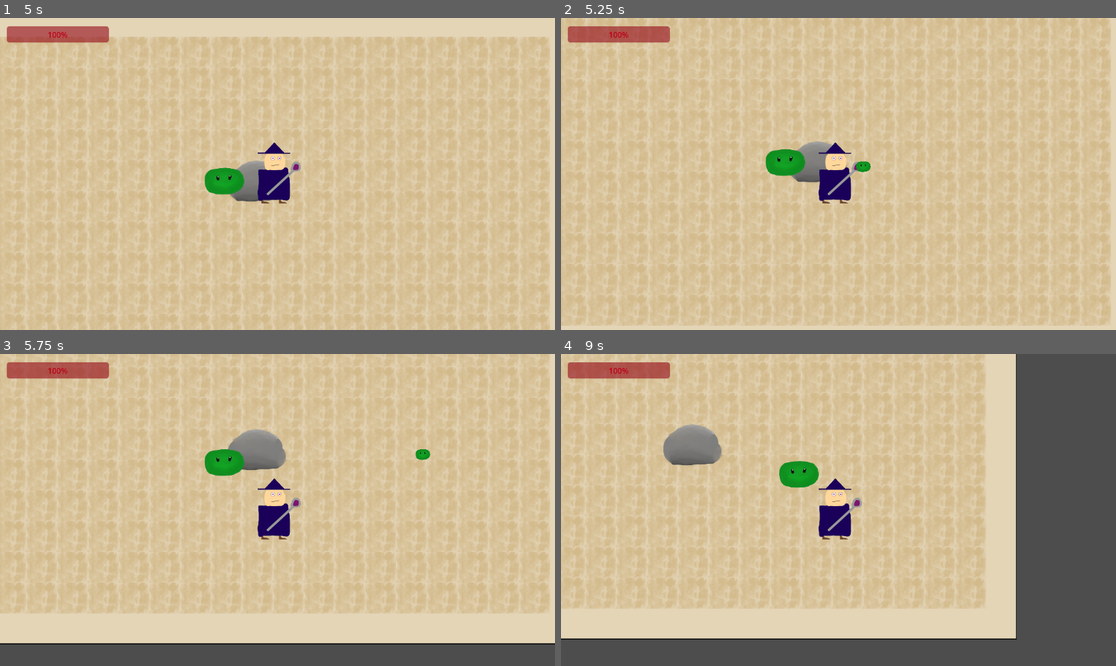
Above: before the commit, frames 1-4 (two rows, left to right).
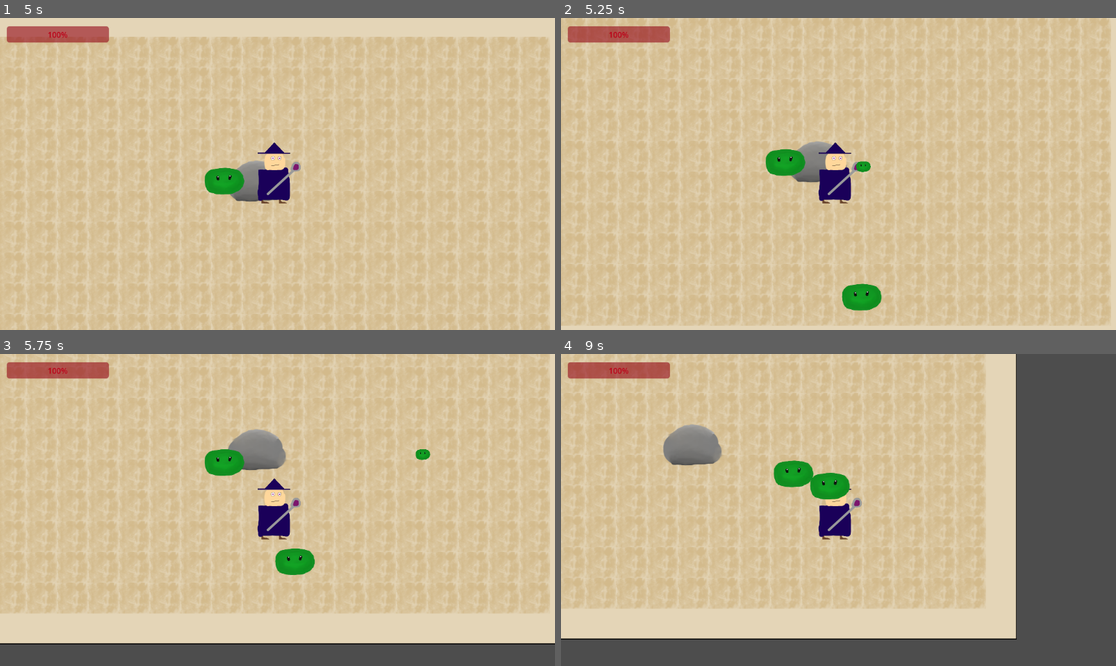
Above: after the commit, the same moments.

Repository: nuaht1/Eksamens-Projekt
Game: Godot game, scene res://node_2d.tscn
The game is run twice, just before and just after one commit, with the same random seed, the same clock (stepped at 60 frames per second) and the same inputs.
Inputs (mouse positions are in pixels of both pictures, inside the frame that each line leads up to):
- Up to frame 1 (5 s): move the mouse to (399, 158) at 0.52 s; hold Right (ui_right) 0.53-1.28 s; click (399, 158) at 0.67 s; move the mouse to (166, 189) at 1.27 s; hold Down (ui_down) 1.28-2.03 s; move the mouse to (333, 105) at 2.02 s; hold Right (ui_right) 2.03-2.78 s; move the mouse to (249, 236) at 2.77 s; hold Up (ui_up) 2.78-3.53 s; click (249, 236) at 2.92 s; move the mouse to (444, 220) at 3.52 s; hold Left (ui_left) from 3.53 s (still down); move the mouse to (111, 127) at 4.27 s
- Up to frame 2 (5.25 s): tap Enter at 5 s; move the mouse to (866, 174) at 5.02 s; release Left (ui_left) at 5.03 s; hold Down (ui_down) from 5.03 s (still down); click (866, 174) at 5.17 s
- Up to frame 3 (5.75 s): keep holding Down (ui_down)
- Up to frame 4 (9 s): move the mouse to (755, 432) at 5.77 s; release Down (ui_down) at 5.78 s; hold Right (ui_right) 5.78-6.53 s; move the mouse to (960, 494) at 6.52 s; hold Up (ui_up) 6.53-7.28 s; move the mouse to (727, 525) at 7.27 s; hold Right (ui_right) 7.28-8.03 s; click (727, 525) at 7.42 s; move the mouse to (894, 441) at 8.02 s; hold Down (ui_down) 8.03-8.78 s; move the mouse to (810, 572) at 8.77 s; hold Left (ui_left) from 8.78 s (still down)

Frame 1 is identical in both runs. In frame 2, 0.5% of the frame differs, in the area x 50-58%, y 85-94%; in frame 3, 0.5%; in frame 4, 0.7%, in the area x 38-53%, y 34-47%.

Commit message:
Random slime spawn

Diff:
--- /dev/null
+++ b/eksamens-projekt/node_2d.gd
@@ -0,0 +1,27 @@
+extends Node2D
+
+@export var SlimeScene: PackedScene = preload("res://acid_slime.tscn")
+
+func _ready() -> void:
+	randomize()
+	# Assumes you added a Timer named "SpawnTimer" as a child, autostart=true, one_shot=false, wait_time=5
+	var timer = $SpawnTimer
+	if not timer.is_connected("timeout", Callable(self, "_on_SpawnTimer_timeout")):
+		timer.connect("timeout", Callable(self, "_on_SpawnTimer_timeout"))
+
+func _on_SpawnTimer_timeout() -> void:
+	var slime = SlimeScene.instantiate()
+	add_child(slime)
+
+	# draw above the TileMap (default Z = 0)
+	slime.z_index = 1
+	slime.get_node("Sprite2D").z_index = 1
+
+	# pick a random position in the visible viewport
+	var r = get_viewport().get_visible_rect()
+	slime.global_position = Vector2(
+		r.position.x + randf_range(0.0, r.size.x),
+		r.position.y + randf_range(0.0, r.size.y)
+	)
+
+	print("Spawning slime at ", slime.global_position)
--- a/eksamens-projekt/node_2d.tscn
+++ b/eksamens-projekt/node_2d.tscn
@@ -1,7 +1,8 @@
-[gd_scene load_steps=19 format=4 uid="uid://bkkjhys5ah2op"]
+[gd_scene load_steps=20 format=4 uid="uid://bkkjhys5ah2op"]
 
 [ext_resource type="Script" uid="uid://dcxgmw6nod8eh" path="res://player.gd" id="1_0e48y"]
 [ext_resource type="Texture2D" uid="uid://cik1fq3antsfa" path="res://tileset 1/Sand.png" id="1_d21ai"]
+[ext_resource type="Script" uid="uid://bhhb6p1glaq4u" path="res://node_2d.gd" id="1_ir8iy"]
 [ext_resource type="PackedScene" uid="uid://bduinbsl18e0i" path="res://acid_slime.tscn" id="3_epypp"]
 [ext_resource type="Texture2D" uid="uid://7pdyl6gfx30m" path="res://tileset 1/tile 3.png" id="4_kdubu"]
 [ext_resource type="Texture2D" uid="uid://drkn8cb6ytltf" path="res://tileset 1/tile 2.png" id="5_d21ai"]
@@ -90,6 +91,7 @@
 outlines = Array[PackedVector2Array]([PackedVector2Array(-506, -286, 646, -284, 648, 365, -503, 367)])
 
 [node name="Node2D" type="Node2D"]
+script = ExtResource("1_ir8iy")
 
 [node name="TileMapLayer" type="TileMapLayer" parent="."]
 position = Vector2(37, -1)
@@ -130,3 +132,9 @@
 offset_bottom = 51.0
 
 [node name="WaterSpell" parent="." instance=ExtResource("9_4d7sh")]
+
+[node name="SpawnTimer" type="Timer" parent="."]
+wait_time = 5.0
+autostart = true
+
+[connection signal="timeout" from="SpawnTimer" to="." method="_on_spawn_timer_timeout"]
Not shown, added: eksamens-projekt/node_2d.gd.uid
